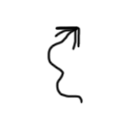
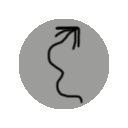
Layered file, before and after one edit (128x128). Changes by layer:
painted on "Elips 1" over [19,19,109,109]
